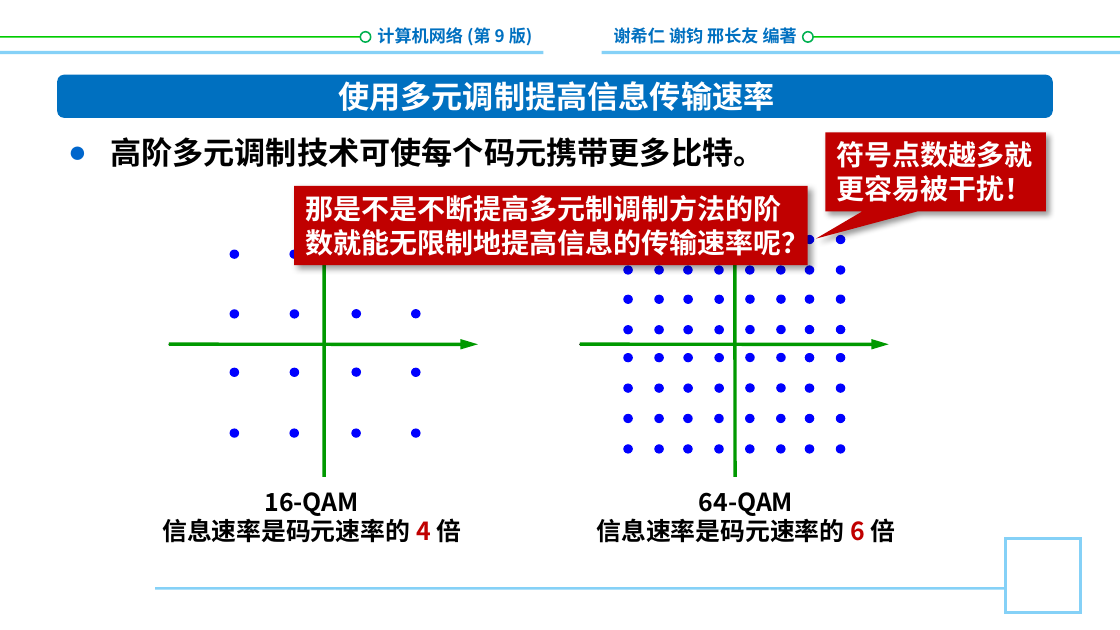
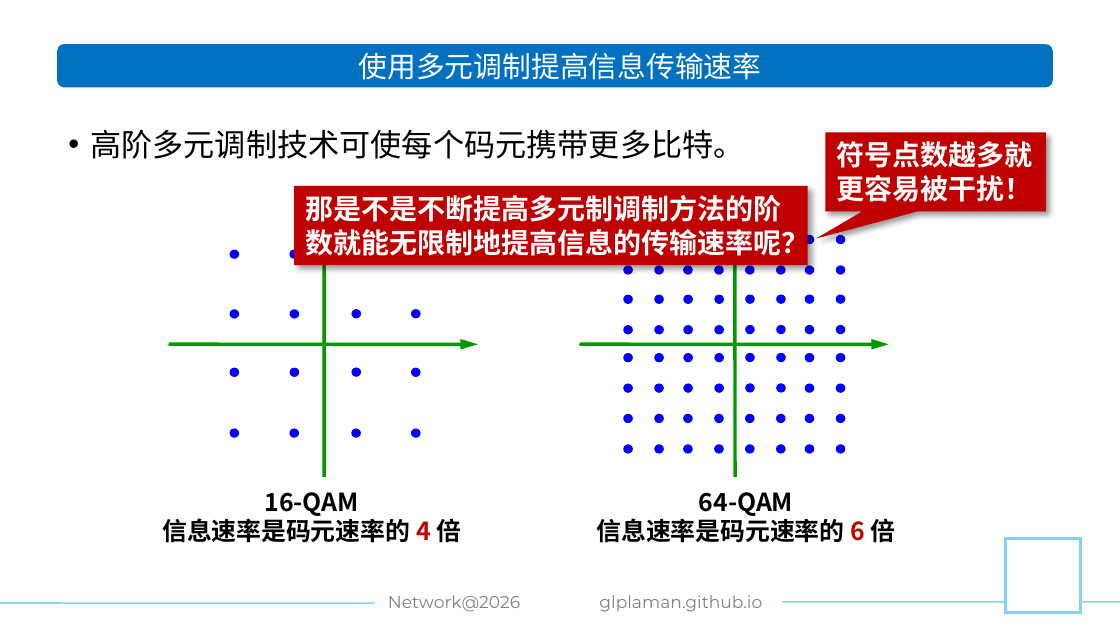
Before and after one commit to glplaman/glplaman.github.io, a slide deck: slide 20 of network/ppt/52785PPT课件/第2章.pptx. Drawn at 1120x630 pixels with LibreOffice and Linux fonts; fonts in the diff are those of the drawing; background and template pictures are left out. Boxes give left, top, right and bottom in pixels: in the first picture for what was removed or moved away, otherwise in the second. Text is boxed around its words. In the diff, an @@ line names an element or a change of style, - is before the commit and + after.

Commit message:
network

```diff
--- a/network/ppt/52785PPT课件/第2章.pptx
+++ b/network/ppt/52785PPT课件/第2章.pptx
@@ text removed at bbox=[377, 27, 533, 46] @@
-计算机网络 (第 9 版)
@@ rectangle removed at bbox=[543, 16, 601, 73] @@
@@ text removed at bbox=[614, 25, 797, 48] @@
-谢希仁 谢钧 邢长友 编著
@@ line removed from (0, 37) to (363, 37) @@
@@ line removed from (0, 53) to (1120, 53) @@
@@ rounded rectangle: place and size @@
-rounded rectangle at bbox=[57, 75, 1053, 119]
+rounded rectangle at bbox=[57, 44, 1053, 87]
@@ text "使用多元调制提高信息传输速率": place and size @@
-text "使用多元调制提高信息传输速率" at bbox=[338, 81, 774, 111]
+text "使用多元调制提高信息传输速率" at bbox=[359, 52, 762, 80]
@@ text "使用多元调制提高信息传输速率" at bbox=[359, 52, 762, 80]: size 20 to 18.5 pt, font Noto Sans CJK SC to Montserrat, bold off @@
@@ ellipse removed at bbox=[361, 31, 371, 41] @@
@@ ellipse removed at bbox=[803, 31, 813, 41] @@
@@ line removed from (805, 37) to (1120, 37) @@
@@ text "高阶多元调制技术可使每个码元携带更多比特。": place and size @@
-text "高阶多元调制技术可使每个码元携带更多比特。" at bbox=[110, 137, 764, 167]
+text "高阶多元调制技术可使每个码元携带更多比特。" at bbox=[90, 129, 744, 159]
@@ text "高阶多元调制技术可使每个码元携带更多比特。" at bbox=[90, 129, 744, 159]: font Noto Sans CJK SC to Montserrat, bold off; bullet ● to • @@
@@ line removed from (156, 588) to (1006, 588) @@
@@ text added at bbox=[388, 595, 520, 612], 11 pt, text #808080 @@
+Network@2026
@@ text added at bbox=[599, 595, 762, 612], 11 pt, text #808080 @@
+glplaman.github.io
@@ line added from (0, 603) to (396, 603), #85D1F7 1 pt @@
@@ line added from (724, 601) to (1120, 601), #85D1F7 1 pt @@
```
Also in this commit, not shown: 76 other slides changed, 8 other files.
